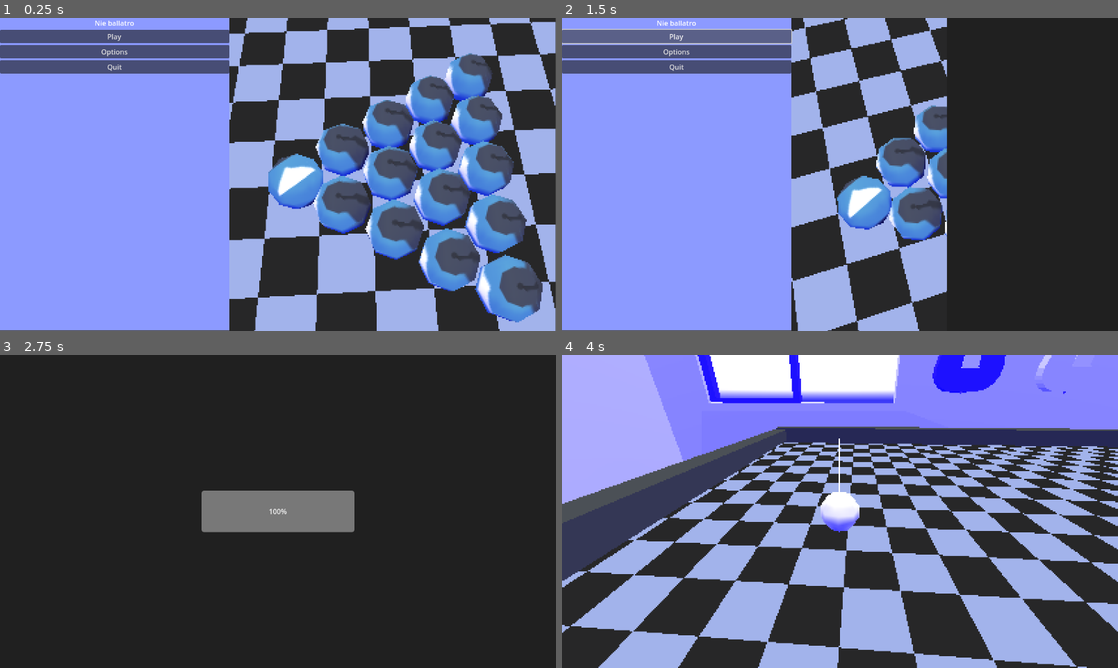
Above: before the commit, frames 1-4 (two rows, left to right).
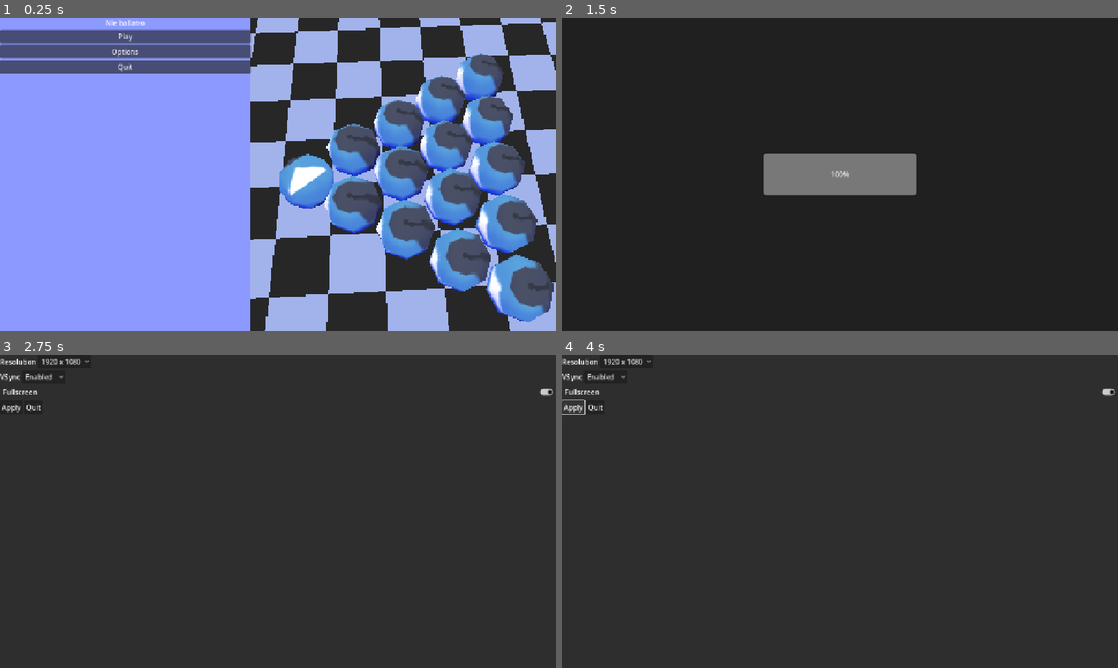
Above: after the commit, the same moments.

Repository: Urteusz/Ballatro
Game: Godot game, scene res://scenes/main_menu/main_menu.tscn
Two runs of this game, one before a commit and one after it. Both use one fixed random seed, a clock stepped at 60 frames per second and the inputs below. The engine's default icon, where the game draws it, is replaced by a stand-in: a white triangle on a blue panel in a dark square.
Inputs (mouse positions are in pixels of both pictures, inside the frame that each line leads up to):
- Up to frame 1 (0.25 s): no input
- Up to frame 2 (1.5 s): click "Options" at 0.5 s; click "Play" at 1.25 s
- Up to frame 3 (2.75 s): click (66, 361) at 2 s, where only the run after the commit has a clickable "1920 x 1080"
- Up to frame 4 (4 s): click (606, 376) at 2.75 s, where only the run after the commit has a clickable "Enabled"; click (573, 408) at 3.5 s, where only the run after the commit has a clickable "Apply"

The runs differ from the first frame. In frame 1, 27% of the frame differs, in the area x 0-100%, y 0-100%; in frame 2, 59%; in frame 3, 4.2%; in frame 4, 69%.
Error after the commit: Invalid assignment on read-only value (on base: 'Dictionary'). (res://scripts/settings_manager.gd:59)

Commit message:
Dodaj menu opcji (wstepnie)

Diff:
--- a/project.godot
+++ b/project.godot
@@ -19,11 +19,14 @@
 
 LoadManager="*res://scripts/load_manager.gd"
 ScenePaths="*res://scripts/scene_paths.gd"
+SettingsManager="*res://scripts/settings_manager.gd"
 
 [display]
 
 window/size/viewport_width=1280
 window/size/viewport_height=720
+window/stretch/mode="canvas_items"
+window/stretch/aspect="ignore"
 
 [input]
 
--- a/scenes/loading_screen/loading_screen.tscn
+++ b/scenes/loading_screen/loading_screen.tscn
@@ -27,7 +27,7 @@
 tracks/0/loop_wrap = true
 tracks/0/keys = {
 "handle_modes": PackedInt32Array(0, 0),
-"points": PackedFloat32Array(0, -0.25, 0, 0.25, 0, 1280, -0.25, 0, 0.06666667, -130.5),
+"points": PackedFloat32Array(0, -0.25, 0, 0.25, 0, 1920, -0.25, 0, 0.06666667, -130.5),
 "times": PackedFloat32Array(0, 0.8)
 }
 
@@ -42,7 +42,7 @@
 tracks/0/loop_wrap = true
 tracks/0/keys = {
 "handle_modes": PackedInt32Array(0, 0),
-"points": PackedFloat32Array(1280, -0.25, 0, 0.06666667, -130.5, 0, -0.25, 0, 0.25, 0),
+"points": PackedFloat32Array(1920, -0.25, 0, 0.06666667, -130.5, 0, -0.25, 0, 0.25, 0),
 "times": PackedFloat32Array(0, 0.8)
 }
 tracks/1/type = "method"
@@ -83,8 +83,7 @@
 anchors_preset = 15
 anchor_right = 1.0
 anchor_bottom = 1.0
-offset_left = 1280.0
-offset_right = 1279.9998
+offset_right = -0.00024414063
 grow_horizontal = 2
 grow_vertical = 2
 theme_override_styles/panel = SubResource("StyleBoxFlat_ep5rh")
--- a/scenes/main_menu/main_menu.tscn
+++ b/scenes/main_menu/main_menu.tscn
@@ -57,58 +57,59 @@
 sky = SubResource("Sky_jka67")
 ambient_light_source = 3
 
-[node name="Node" type="Node"]
-
-[node name="Control" type="Control" parent="."]
+[node name="Control" type="Control"]
 layout_mode = 3
-anchors_preset = 0
-offset_right = 40.0
-offset_bottom = 40.0
+anchors_preset = 15
+anchor_right = 1.0
+anchor_bottom = 1.0
+grow_horizontal = 2
+grow_vertical = 2
 theme = SubResource("Theme_5dd4i")
 
-[node name="PanelContainer" type="PanelContainer" parent="Control"]
+[node name="PanelContainer" type="PanelContainer" parent="."]
 z_index = 1
 layout_mode = 1
 anchors_preset = 15
 anchor_right = 1.0
 anchor_bottom = 1.0
-offset_right = 488.0
-offset_bottom = 678.0
+offset_right = -703.0
+offset_bottom = 7.0
 grow_horizontal = 2
 grow_vertical = 2
 theme_override_styles/panel = SubResource("StyleBoxFlat_lgwnu")
 script = ExtResource("1_5seab")
 
-[node name="VBoxContainer" type="VBoxContainer" parent="Control/PanelContainer"]
+[node name="VBoxContainer" type="VBoxContainer" parent="PanelContainer"]
 layout_mode = 2
 theme = SubResource("Theme_jk1qb")
 
-[node name="Label" type="Label" parent="Control/PanelContainer/VBoxContainer"]
+[node name="Label" type="Label" parent="PanelContainer/VBoxContainer"]
 layout_mode = 2
 text = "Nie ballatro"
 horizontal_alignment = 1
 
-[node name="PlayButton" type="Button" parent="Control/PanelContainer/VBoxContainer"]
+[node name="PlayButton" type="Button" parent="PanelContainer/VBoxContainer"]
 layout_mode = 2
 text = "Play"
 
-[node name="OptionsButton" type="Button" parent="Control/PanelContainer/VBoxContainer"]
+[node name="OptionsButton" type="Button" parent="PanelContainer/VBoxContainer"]
 layout_mode = 2
 text = "Options
 "
 
-[node name="QuitButton" type="Button" parent="Control/PanelContainer/VBoxContainer"]
+[node name="QuitButton" type="Button" parent="PanelContainer/VBoxContainer"]
 layout_mode = 2
 text = "Quit
 "
 
-[node name="SubViewportContainer" type="SubViewportContainer" parent="Control"]
+[node name="SubViewportContainer" type="SubViewportContainer" parent="."]
 texture_filter = 1
 layout_mode = 1
 anchors_preset = -1
-anchor_left = 13.200001
+anchor_left = 0.5
 anchor_right = 31.975002
-offset_right = -0.00012207031
+offset_left = -63.0
+offset_right = -39648.004
 offset_bottom = 727.0
 grow_horizontal = 2
 grow_vertical = 2
@@ -116,99 +117,99 @@
 stretch = true
 stretch_shrink = 3
 
-[node name="SubViewport" type="SubViewport" parent="Control/SubViewportContainer"]
+[node name="SubViewport" type="SubViewport" parent="SubViewportContainer"]
 handle_input_locally = false
-size = Vector2i(250, 242)
+size = Vector2i(234, 242)
 render_target_update_mode = 4
 
-[node name="Camera3D" type="Camera3D" parent="Control/SubViewportContainer/SubViewport"]
+[node name="Camera3D" type="Camera3D" parent="SubViewportContainer/SubViewport"]
 transform = Transform3D(0.8496837, -0.32316923, 0.41665247, -0.029516201, 0.7597836, 0.64950573, -0.52646595, -0.5641724, 0.63603705, 2.9905348, 3.8118358, 1.4249115)
 fov = 55.4
 script = ExtResource("2_4xg86")
 
-[node name="EdgeDetectionShader" type="MeshInstance3D" parent="Control/SubViewportContainer/SubViewport/Camera3D"]
+[node name="EdgeDetectionShader" type="MeshInstance3D" parent="SubViewportContainer/SubViewport/Camera3D"]
 extra_cull_margin = 16384.0
 mesh = SubResource("QuadMesh_4arys")
 
-[node name="Table" type="Node" parent="Control/SubViewportContainer/SubViewport"]
-
-[node name="Base" type="StaticBody3D" parent="Control/SubViewportContainer/SubViewport/Table"]
+[node name="Table" type="Node" parent="SubViewportContainer/SubViewport"]
+
+[node name="Base" type="StaticBody3D" parent="SubViewportContainer/SubViewport/Table"]
 transform = Transform3D(0.9999999, 0, 0, 0, 0.9999998, 0, 0, 0, 0.99999994, 0, 0, 0)
 physics_material_override = SubResource("PhysicsMaterial_b2yaj")
 
-[node name="MeshInstance3D" type="MeshInstance3D" parent="Control/SubViewportContainer/SubViewport/Table/Base"]
+[node name="MeshInstance3D" type="MeshInstance3D" parent="SubViewportContainer/SubViewport/Table/Base"]
 transform = Transform3D(0.99986196, 0.016614765, 0, -0.016614765, 0.99986196, 0, 0, 0, 1, -0.070275314, 0.0657096, 0.016898632)
 mesh = SubResource("PlaneMesh_a202f")
 
-[node name="CollisionShape3D" type="CollisionShape3D" parent="Control/SubViewportContainer/SubViewport/Table/Base"]
+[node name="CollisionShape3D" type="CollisionShape3D" parent="SubViewportContainer/SubViewport/Table/Base"]
 transform = Transform3D(1, 0, 0, 0, 1, 0, 0, 0, 1, 0, -0.10431814, 0)
 shape = SubResource("BoxShape3D_noarx")
 
-[node name="WorldEnvironment" type="WorldEnvironment" parent="Control/SubViewportContainer/SubViewport"]
+[node name="WorldEnvironment" type="WorldEnvironment" parent="SubViewportContainer/SubViewport"]
 environment = SubResource("Environment_jka67")
 
-[node name="Balls" type="Node" parent="Control/SubViewportContainer/SubViewport"]
-
-[node name="Ball1" parent="Control/SubViewportContainer/SubViewport/Balls" instance=ExtResource("6_qel0l")]
+[node name="Balls" type="Node" parent="SubViewportContainer/SubViewport"]
+
+[node name="Ball1" parent="SubViewportContainer/SubViewport/Balls" instance=ExtResource("6_qel0l")]
 transform = Transform3D(-0.7070943, -0.21776049, -0.67275405, 4.6499824e-08, 0.9514011, -0.30795446, 0.7071192, -0.21775289, -0.6727303, 0, 0.48252046, -0.66541624)
 script = ExtResource("7_rrgl4")
 
-[node name="Ball2" parent="Control/SubViewportContainer/SubViewport/Balls" instance=ExtResource("6_qel0l")]
+[node name="Ball2" parent="SubViewportContainer/SubViewport/Balls" instance=ExtResource("6_qel0l")]
 transform = Transform3D(-1, 0, -3.8941437e-07, 0, 1, 0, 3.8941437e-07, 0, -1, -0.4792326, 0.483, -1.488207)
 script = null
 
-[node name="Ball3" parent="Control/SubViewportContainer/SubViewport/Balls" instance=ExtResource("6_qel0l")]
+[node name="Ball3" parent="SubViewportContainer/SubViewport/Balls" instance=ExtResource("6_qel0l")]
 transform = Transform3D(-1, 0, -6.2783295e-07, 0, 1, 0, 6.2783295e-07, 0, -1, 0.55276734, 0.483, -1.4892074)
 script = null
 
-[node name="Ball4" parent="Control/SubViewportContainer/SubViewport/Balls" instance=ExtResource("6_qel0l")]
+[node name="Ball4" parent="SubViewportContainer/SubViewport/Balls" instance=ExtResource("6_qel0l")]
 transform = Transform3D(-1, 0, -1.509958e-07, 0, 1, 0, 1.509958e-07, 0, -1, 0, 0.48252046, -2.365305)
 script = null
 
-[node name="Ball5" parent="Control/SubViewportContainer/SubViewport/Balls" instance=ExtResource("6_qel0l")]
+[node name="Ball5" parent="SubViewportContainer/SubViewport/Balls" instance=ExtResource("6_qel0l")]
 transform = Transform3D(-1, 0, -1.509958e-07, 0, 1, 0, 1.509958e-07, 0, -1, 1, 0.48252046, -2.365305)
 script = null
 
-[node name="Ball6" parent="Control/SubViewportContainer/SubViewport/Balls" instance=ExtResource("6_qel0l")]
+[node name="Ball6" parent="SubViewportContainer/SubViewport/Balls" instance=ExtResource("6_qel0l")]
 transform = Transform3D(-1, 0, -1.509958e-07, 0, 1, 0, 1.509958e-07, 0, -1, -1, 0.48252046, -2.365305)
 script = null
 
-[node name="Ball7" parent="Control/SubViewportContainer/SubViewport/Balls" instance=ExtResource("6_qel0l")]
+[node name="Ball7" parent="SubViewportContainer/SubViewport/Balls" instance=ExtResource("6_qel0l")]
 transform = Transform3D(-1, 0, -3.8941437e-07, 0, 1, 0, 3.8941437e-07, 0, -1, 0.5207674, 0.483, -3.1779747)
 script = null
 
-[node name="Ball8" parent="Control/SubViewportContainer/SubViewport/Balls" instance=ExtResource("6_qel0l")]
+[node name="Ball8" parent="SubViewportContainer/SubViewport/Balls" instance=ExtResource("6_qel0l")]
 transform = Transform3D(-1, 0, -6.2783295e-07, 0, 1, 0, 6.2783295e-07, 0, -1, 1.5527673, 0.483, -3.178975)
 script = null
 
-[node name="Ball9" parent="Control/SubViewportContainer/SubViewport/Balls" instance=ExtResource("6_qel0l")]
+[node name="Ball9" parent="SubViewportContainer/SubViewport/Balls" instance=ExtResource("6_qel0l")]
 transform = Transform3D(-1, 0, -3.8941437e-07, 0, 1, 0, 3.8941437e-07, 0, -1, -1.4792325, 0.483, -3.1779747)
 script = null
 
-[node name="Ball10" parent="Control/SubViewportContainer/SubViewport/Balls" instance=ExtResource("6_qel0l")]
+[node name="Ball10" parent="SubViewportContainer/SubViewport/Balls" instance=ExtResource("6_qel0l")]
 transform = Transform3D(-1, 0, -6.2783295e-07, 0, 1, 0, 6.2783295e-07, 0, -1, -0.44723272, 0.483, -3.178975)
 script = null
 
-[node name="Ball11" parent="Control/SubViewportContainer/SubViewport/Balls" instance=ExtResource("6_qel0l")]
+[node name="Ball11" parent="SubViewportContainer/SubViewport/Balls" instance=ExtResource("6_qel0l")]
 transform = Transform3D(-1, 0, -1.509958e-07, 0, 1, 0, 1.509958e-07, 0, -1, 0, 0.48252046, -4)
 script = null
 
-[node name="Ball12" parent="Control/SubViewportContainer/SubViewport/Balls" instance=ExtResource("6_qel0l")]
+[node name="Ball12" parent="SubViewportContainer/SubViewport/Balls" instance=ExtResource("6_qel0l")]
 transform = Transform3D(-1, 0, -1.509958e-07, 0, 1, 0, 1.509958e-07, 0, -1, 1, 0.48252046, -4)
 script = null
 
-[node name="Ball13" parent="Control/SubViewportContainer/SubViewport/Balls" instance=ExtResource("6_qel0l")]
+[node name="Ball13" parent="SubViewportContainer/SubViewport/Balls" instance=ExtResource("6_qel0l")]
 transform = Transform3D(-1, 0, -1.509958e-07, 0, 1, 0, 1.509958e-07, 0, -1, -1, 0.48252046, -4)
 script = null
 
-[node name="Ball14" parent="Control/SubViewportContainer/SubViewport/Balls" instance=ExtResource("6_qel0l")]
+[node name="Ball14" parent="SubViewportContainer/SubViewport/Balls" instance=ExtResource("6_qel0l")]
 transform = Transform3D(-1, 0, -1.509958e-07, 0, 1, 0, 1.509958e-07, 0, -1, 2, 0.48252046, -4)
 script = null
 
-[node name="Ball15" parent="Control/SubViewportContainer/SubViewport/Balls" instance=ExtResource("6_qel0l")]
+[node name="Ball15" parent="SubViewportContainer/SubViewport/Balls" instance=ExtResource("6_qel0l")]
 transform = Transform3D(-1, 0, -1.509958e-07, 0, 1, 0, 1.509958e-07, 0, -1, -2, 0.48252046, -4)
 script = null
 
-[connection signal="pressed" from="Control/PanelContainer/VBoxContainer/PlayButton" to="Control/PanelContainer" method="_on_play_button_pressed"]
-[connection signal="pressed" from="Control/PanelContainer/VBoxContainer/OptionsButton" to="Control/PanelContainer" method="_on_options_button_pressed"]
-[connection signal="pressed" from="Control/PanelContainer/VBoxContainer/QuitButton" to="Control/PanelContainer" method="_on_quit_button_pressed"]
+[connection signal="pressed" from="PanelContainer/VBoxContainer/PlayButton" to="PanelContainer" method="_on_play_button_pressed"]
+[connection signal="pressed" from="PanelContainer/VBoxContainer/OptionsButton" to="PanelContainer" method="_on_options_button_pressed"]
+[connection signal="pressed" from="PanelContainer/VBoxContainer/QuitButton" to="PanelContainer" method="_on_quit_button_pressed"]
--- a/scenes/main_menu/scripts/main_menu.gd
+++ b/scenes/main_menu/scripts/main_menu.gd
@@ -3,8 +3,9 @@
 func _on_play_button_pressed() -> void:
 	LoadManager.load_scene(ScenePaths.LEVEL1_PATH)
 
+# moze lepiej by bylo sobie darowac ten loading screen tutaj
 func _on_options_button_pressed() -> void:
-	pass # Replace with function body.
+	LoadManager.load_scene(ScenePaths.OPTIONS_MENU_PATH)
 
 func _on_quit_button_pressed() -> void:
 	get_tree().quit()
--- /dev/null
+++ b/scenes/options_menu/options_menu.gd
@@ -0,0 +1,87 @@
+extends PanelContainer
+
+@onready var resolution_button = $VBoxContainer/Resolution/ResolutionButton
+@onready var vsync_button = $VBoxContainer/VSync/VSyncButton
+@onready var fullscreen_button = $VBoxContainer/FullscreenButton
+@onready var apply_button = $VBoxContainer/HBoxContainer/ApplyButton
+
+var vsync_modes = {
+	"Disabled": DisplayServer.VSYNC_DISABLED,
+	"Enabled": DisplayServer.VSYNC_ENABLED,
+	"Adaptive": DisplayServer.VSYNC_ADAPTIVE,
+	"Mailbox": DisplayServer.VSYNC_MAILBOX
+}
+
+# dodaj wiecej
+# razem z rozdzielczoscia powinien zmieniac sie strech shrink, chyba
+#	(opcja na subviewport containerach, ktora daje efekt ze jest rozpikselwoane)
+# 	inaczej gra bedzie roznie wygladala na roznych rozdzielczosciach
+# rozdzielczosc projektu to 1280x720, czyli dla takiej rozdzieloczosci zrobione jest ui
+#	nie wiem czy przez to ui nie bedzie rozmazane na wyzszych rozdzielczosciach
+# 	Ustawilem, 'keep_aspect_ratio' na false, to tez moze sie psuc, np na steamdecku
+#		albo na szerszych monitorach
+# na niskich rozdzielczosciach ui jest nieczytelne
+var resolutions = [
+	Vector2i(640, 480), # anbernic
+	Vector2i(1280, 720),
+	Vector2i(1280, 800), # steamdeck
+	Vector2i(1600, 900),
+	Vector2i(1920, 1080),
+	Vector2i(2560, 1440)
+]
+
+func _ready():
+	populate_vsync_options()
+	populate_resolution_options()
+
+	load_current_settings()
+
+func populate_vsync_options():
+	vsync_button.clear()
+	for text in vsync_modes:
+		var mode_id = vsync_modes[text]
+		vsync_button.add_item(text, mode_id)
+
+func populate_resolution_options():
+	resolution_button.clear()
+	for i in range(resolutions.size()):
+		var res = resolutions[i]
+		resolution_button.add_item("%d x %d" % [res.x, res.y], i)
+
+func load_current_settings():
+	var vsync_mode = SettingsManager.get_setting("graphics", "vsync_mode")
+	var resolution = SettingsManager.get_setting("graphics", "resolution")
+	var fullscreen = SettingsManager.get_setting("graphics", "fullscreen")
+
+	for i in range(vsync_button.item_count):
+		if vsync_button.get_item_id(i) == vsync_mode:
+			vsync_button.select(i)
+			break
+
+	for i in range(resolution_button.item_count):
+		if resolutions[i] == resolution:
+			resolution_button.select(i)
+			break
+
+	fullscreen_button.button_pressed = fullscreen
+
+func _on_apply_pressed():
+	var res_id = resolution_button.get_selected_id()
+	var new_resolution = resolutions[res_id]
+
+	var vsync_id = vsync_button.get_selected_id()
+	var new_vsync_mode = vsync_button.get_item_id(vsync_id)
+
+	var new_fullscreen = fullscreen_button.button_pressed
+
+	SettingsManager.set_setting("graphics", "resolution", new_resolution)
+	SettingsManager.set_setting("graphics", "vsync_mode", new_vsync_mode)
+	SettingsManager.set_setting("graphics", "fullscreen", new_fullscreen)
+
+	SettingsManager.apply_graphics_settings()
+	SettingsManager.save_settings()
+
+	print("Settings Applied and Saved!")
+
+func _on_quit_pressed():
+	LoadManager.load_scene(ScenePaths.MAIN_MENU_PATH)
--- /dev/null
+++ b/scenes/options_menu/options_menu.tscn
@@ -0,0 +1,61 @@
+[gd_scene load_steps=2 format=3 uid="uid://72pi8chpke0y"]
+
+[ext_resource type="Script" uid="uid://b1glugmu2j1dd" path="res://scenes/options_menu/options_menu.gd" id="1_sglii"]
+
+[node name="OptionsMenu" type="Control"]
+layout_mode = 3
+anchors_preset = 15
+anchor_right = 1.0
+anchor_bottom = 1.0
+grow_horizontal = 2
+grow_vertical = 2
+
+[node name="PanelContainer" type="PanelContainer" parent="."]
+layout_mode = 1
+anchors_preset = 15
+anchor_right = 1.0
+anchor_bottom = 1.0
+grow_horizontal = 2
+grow_vertical = 2
+script = ExtResource("1_sglii")
+
+[node name="VBoxContainer" type="VBoxContainer" parent="PanelContainer"]
+layout_mode = 2
+
+[node name="Resolution" type="HBoxContainer" parent="PanelContainer/VBoxContainer"]
+layout_mode = 2
+
+[node name="Label" type="Label" parent="PanelContainer/VBoxContainer/Resolution"]
+layout_mode = 2
+text = "Resolution"
+
+[node name="ResolutionButton" type="OptionButton" parent="PanelContainer/VBoxContainer/Resolution"]
+layout_mode = 2
+
+[node name="VSync" type="HBoxContainer" parent="PanelContainer/VBoxContainer"]
+layout_mode = 2
+
+[node name="Label" type="Label" parent="PanelContainer/VBoxContainer/VSync"]
+layout_mode = 2
+text = "VSync"
+
+[node name="VSyncButton" type="OptionButton" parent="PanelContainer/VBoxContainer/VSync"]
+layout_mode = 2
+
+[node name="FullscreenButton" type="CheckButton" parent="PanelContainer/VBoxContainer"]
+layout_mode = 2
+text = "Fullscreen"
+
+[node name="HBoxContainer" type="HBoxContainer" parent="PanelContainer/VBoxContainer"]
+layout_mode = 2
+
+[node name="ApplyButton" type="Button" parent="PanelContainer/VBoxContainer/HBoxContainer"]
+layout_mode = 2
+text = "Apply"
+
+[node name="QuitButton" type="Button" parent="PanelContainer/VBoxContainer/HBoxContainer"]
+layout_mode = 2
+text = "Quit"
+
+[connection signal="pressed" from="PanelContainer/VBoxContainer/HBoxContainer/ApplyButton" to="PanelContainer" method="_on_apply_pressed"]
+[connection signal="pressed" from="PanelContainer/VBoxContainer/HBoxContainer/QuitButton" to="PanelContainer" method="_on_quit_pressed"]
--- a/scripts/scene_paths.gd
+++ b/scripts/scene_paths.gd
@@ -1,4 +1,5 @@
 const MAIN_MENU_PATH: String = "res://scenes/main_menu/main_menu.tscn"
+const OPTIONS_MENU_PATH: String = "res://scenes/options_menu/options_menu.tscn"
 const POINTS_POPUP_PATH: String = "res://scenes/points_popup/points_popup.tscn"
 const LOADING_SCREEN_PATH: String = "res://scenes/loading_screen/loading_screen.tscn"
 const LEVEL1_PATH: String = "res://scenes/level1/level1.tscn"
--- /dev/null
+++ b/scripts/settings_manager.gd
@@ -0,0 +1,62 @@
+extends Node
+
+const SETTINGS_PATH = "user://settings.cfg"
+var settings_data = {}
+
+const DEFAULTS = {
+	"graphics": {
+		"resolution": Vector2i(1920, 1080),
+		"vsync_mode": DisplayServer.VSYNC_ENABLED,
+		"fullscreen": true
+	}
+}
+
+func _ready():
+	load_settings()
+
+func load_settings():
+	var config = ConfigFile.new()
+	var err = config.load(SETTINGS_PATH)
+
+	if err != OK or config.get_sections().is_empty():
+		print("No settings file found, loading defaults.")
+		settings_data = DEFAULTS
+		save_settings()
+		return
+
+	for section in config.get_sections():
+		settings_data[section] = {}
+		for key in config.get_section_keys(section):
+			settings_data[section][key] = config.get_value(section, key)
+
+	apply_graphics_settings()
+
+func save_settings():
+	var config = ConfigFile.new()
+
+	for section in settings_data:
+		for key in settings_data[section]:
+			config.set_value(section, key, settings_data[section][key])
+
+	config.save(SETTINGS_PATH)
+
+func apply_graphics_settings():
+	var gfx = settings_data["graphics"]
+
+	# Set VSync
+	DisplayServer.window_set_vsync_mode(gfx["vsync_mode"])
+
+	if gfx["fullscreen"]:
+		DisplayServer.window_set_mode(DisplayServer.WINDOW_MODE_FULLSCREEN)
+	else:
+		DisplayServer.window_set_mode(DisplayServer.WINDOW_MODE_WINDOWED)
+
+	DisplayServer.window_set_size(gfx["resolution"])
+
+func set_setting(section, key, value):
+	if not settings_data.has(section):
+		settings_data[section] = {}
+	settings_data[section][key] = value
+
+func get_setting(section, key):
+	return settings_data.get(section, {}).get(key, null)
Not shown, changed: export_presets.cfg
Not shown, added: scenes/options_menu/options_menu.gd.uid
Not shown, added: scripts/settings_manager.gd.uid
